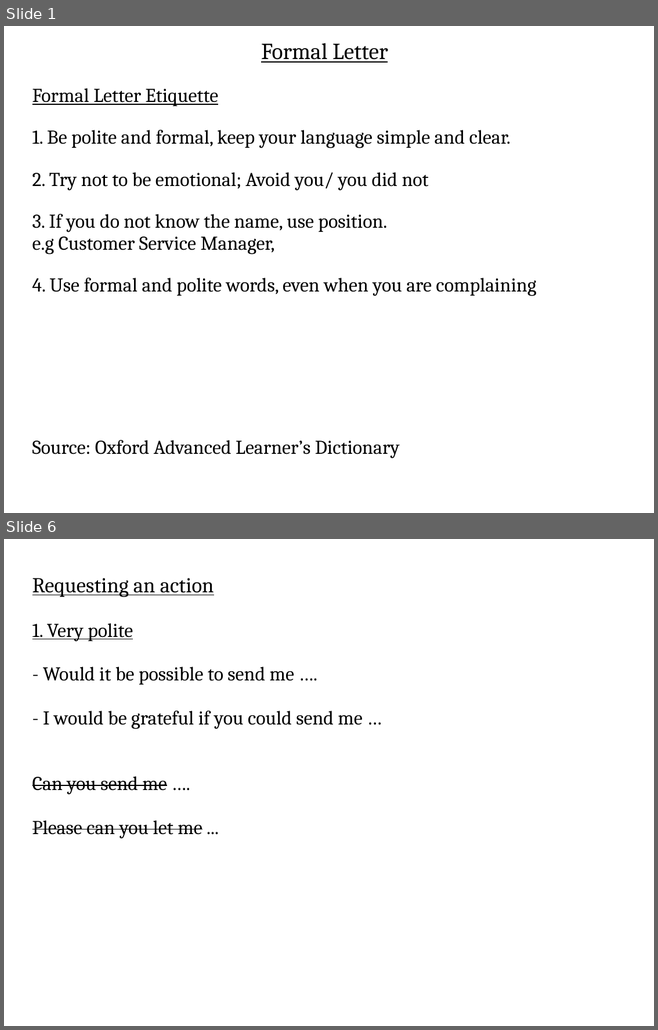
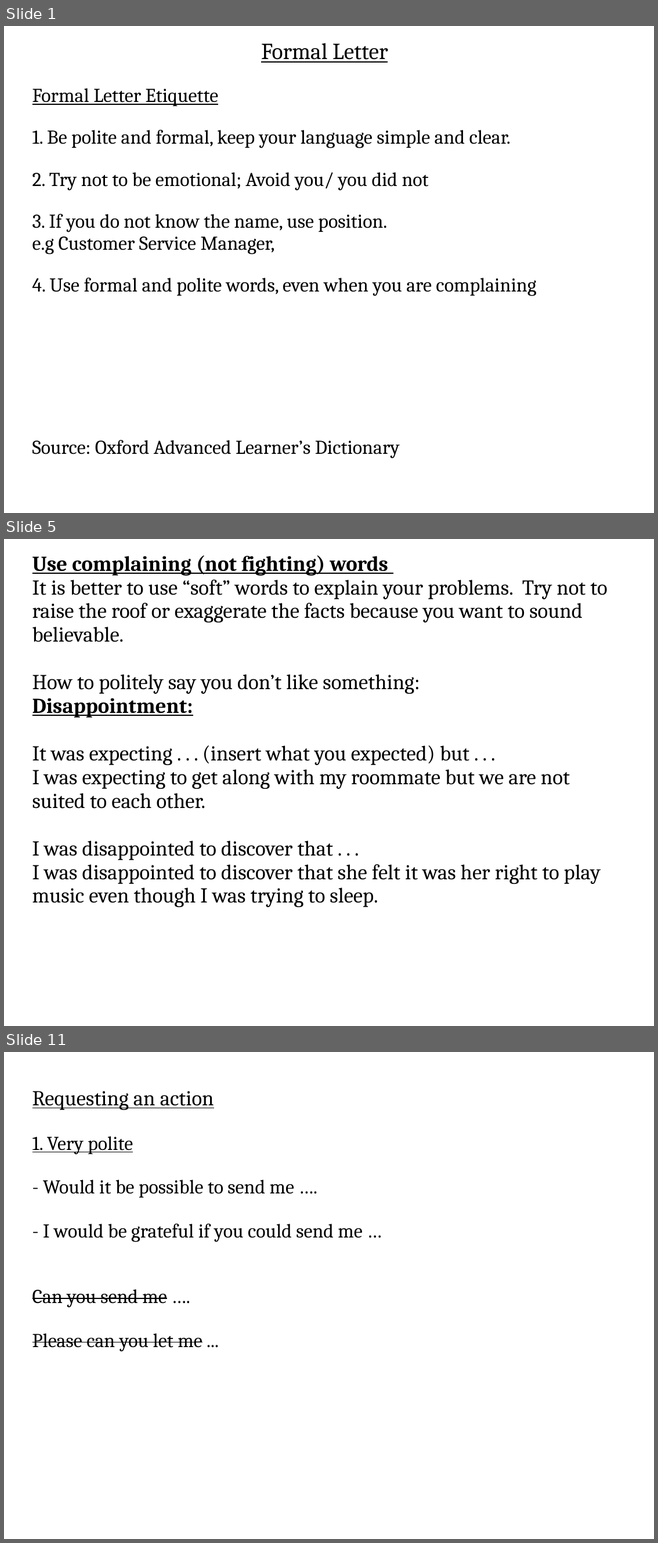
Before and after one commit to ADILp6/IBIT, a slide deck: Sunday_Tuesday_Thursday/Class_9_28_February_2019/FormalInformalLetter.odp. Shown one above the other, each under a label of ours: slides 1 and 6 before the commit, slides 1, 5 and 11 after it; the slides between them are not shown. The pictures are 658x1030 and 658x1543 pixels, drawn with LibreOffice and Linux fonts; fonts in the diff are those of the drawing. Boxes give left, top, right and bottom in pixels: in the first picture for what was removed or moved away, otherwise in the second. Text is boxed around its words. In the diff, an @@ line names an element or a change of style, - is before the commit and + after.

```diff
--- a/Sunday_Tuesday_Thursday/Class_9_28_February_2019/FormalInformalLetter.odp
+++ b/Sunday_Tuesday_Thursday/Class_9_28_February_2019/FormalInformalLetter.odp
@@ slide 5 added at (4,539,654,1026), background #FFFFFF @@
@@ free added at (32,551,617,987), 26 pt, text #000000 @@
+Use complaining (not fighting) words
+It is better to use “soft” words to explain your problems. Try not to raise the roof or exaggerate the facts because you want to sound believable.
+How to politely say you don’t like something:
+Disappointment:
+It was expecting . . . (insert what you expected) but . . .
+I was expecting to get along with my roommate but we are not suited to each other.
+I was disappointed to discover that . . .
+I was disappointed to discover that she felt it was her right to play music even though I was trying to sleep.
@@ what was slide 6 is now slide 11 @@
```
Also in this commit, not shown: 2 slides changed, 6 other slides added, 1 slide removed, 37 other files.
